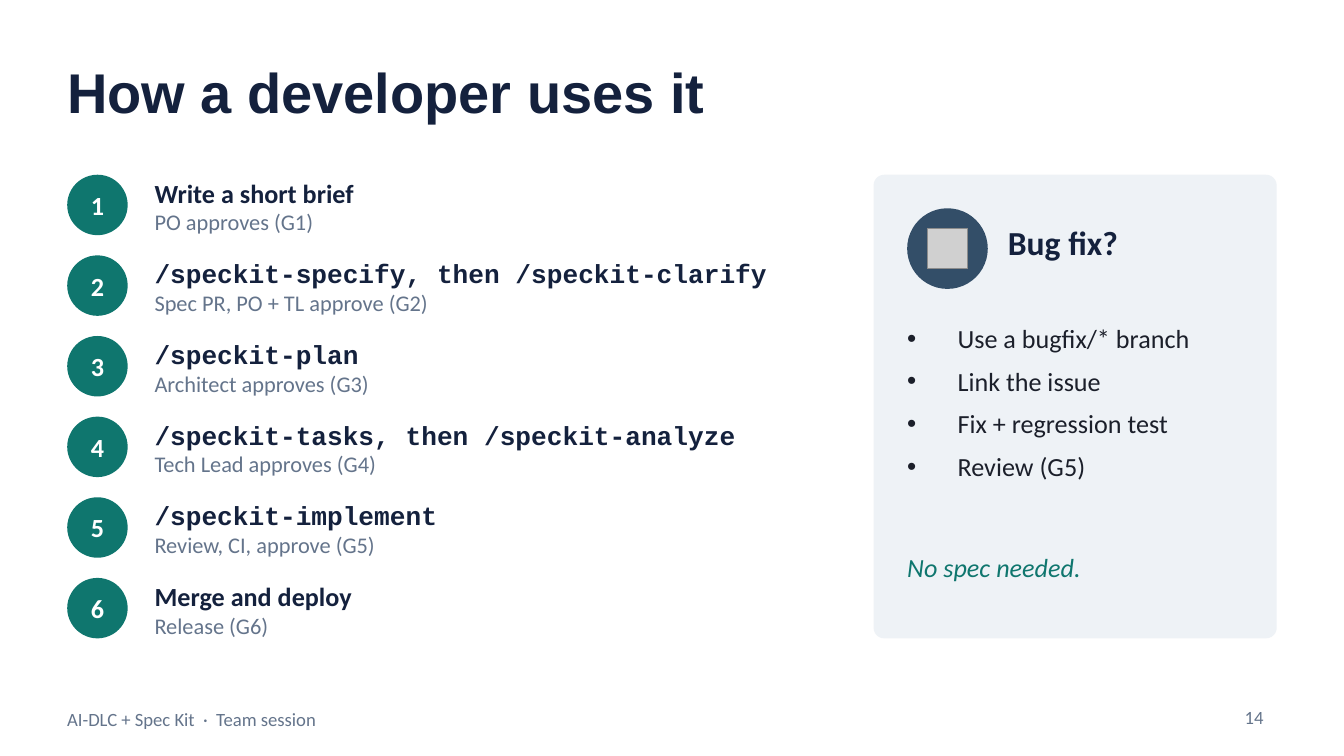
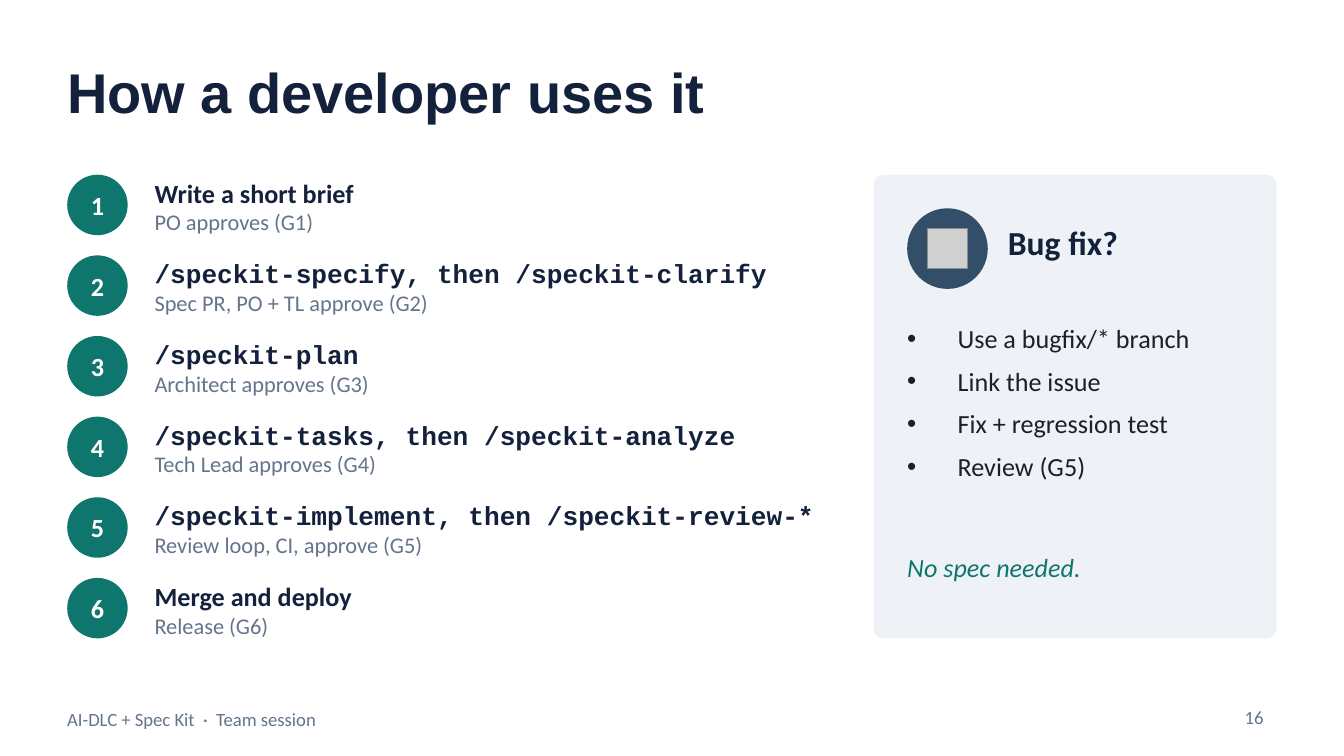
Before and after one commit to jambione/spec-kit-poc, a slide deck: slide 16 of docs/presentation/AI-DLC-Spec-Kit-Team-Session.pptx (slide 14 before the commit). Drawn at 1344x756 pixels with LibreOffice and Linux fonts; fonts in the diff are those of the drawing; grey boxes stand for pictures. Boxes give left, top, right and bottom in pixels: in the first picture for what was removed or moved away, otherwise in the second. Text is boxed around its words. In the diff, an @@ line names an element or a change of style, - is before the commit and + after.

```diff
--- a/docs/presentation/AI-DLC-Spec-Kit-Team-Session.pptx
+++ b/docs/presentation/AI-DLC-Spec-Kit-Team-Session.pptx
@@ text at [155, 507, 814, 557]: text changed; size 12 to 14 pt; font Calibri to Courier New; text colour #64748B to #14213D; bold on @@
-/speckit-implement
-Review, CI, approve (G5)
+/speckit-implement, then /speckit-review-*
+Review loop, CI, approve (G5)
@@ page number at [1245, 711, 1264, 724]: text changed @@
-14
+16
```
Also in this commit, not shown: 2 slides added, 1 other file.
